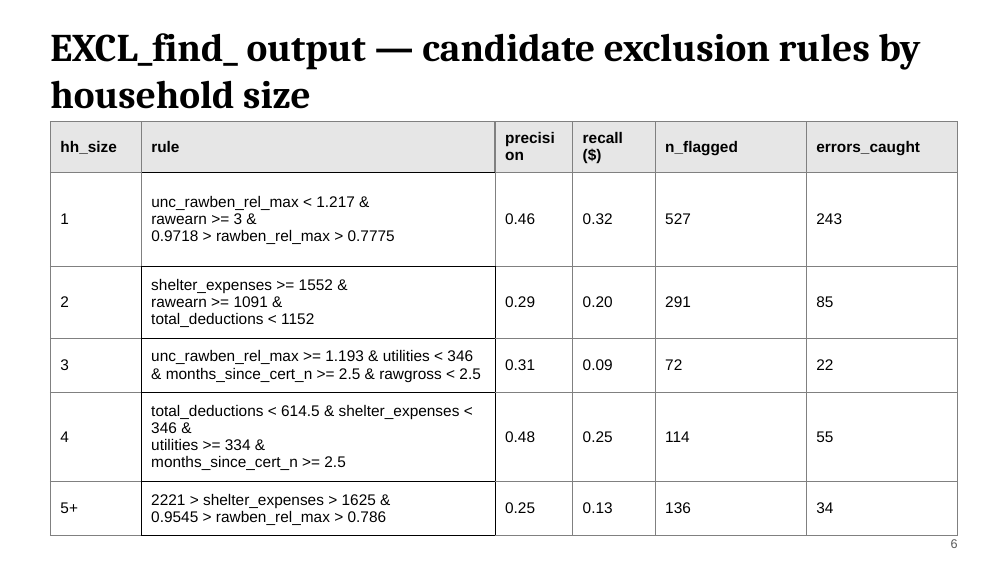
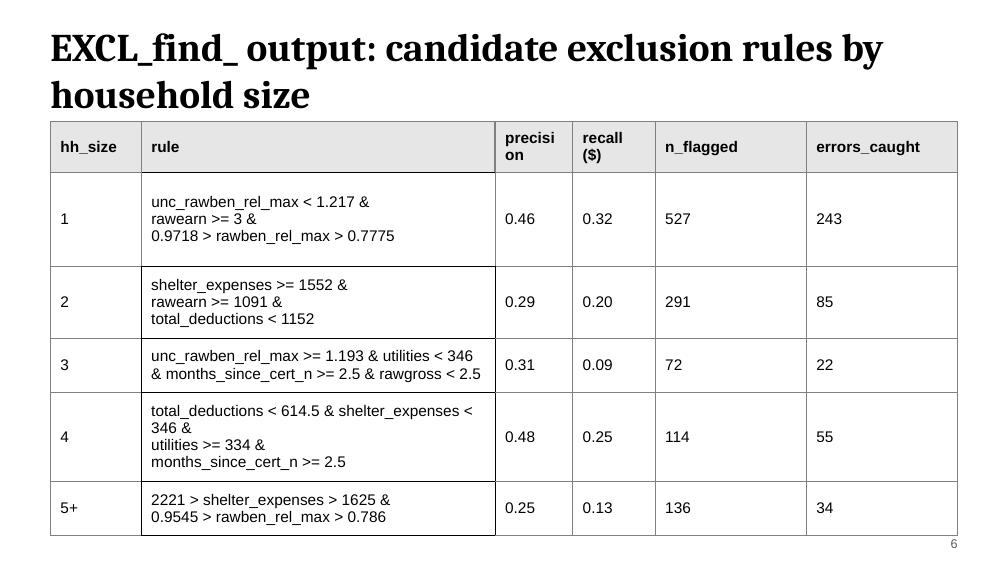
Before and after one commit to giannella/snap_qc, a slide deck: slide 6 of how_to_use_the_snap_qc_exclusion_rules_scripts.pptx. Drawn at 1008x567 pixels with LibreOffice and Linux fonts; fonts in the diff are those of the drawing. Boxes give left, top, right and bottom in pixels: in the first picture for what was removed or moved away, otherwise in the second. Text is boxed around its words. In the diff, an @@ line names an element or a change of style, - is before the commit and + after.

```diff
--- a/how_to_use_the_snap_qc_exclusion_rules_scripts.pptx
+++ b/how_to_use_the_snap_qc_exclusion_rules_scripts.pptx
@@ text at [50, 33, 884, 109]: text changed @@
-EXCL_find_ output — candidate exclusion rules by household size
+EXCL_find_ output: candidate exclusion rules by household size
```
Also in this commit, not shown: 6 other slides changed, 5 other files.
